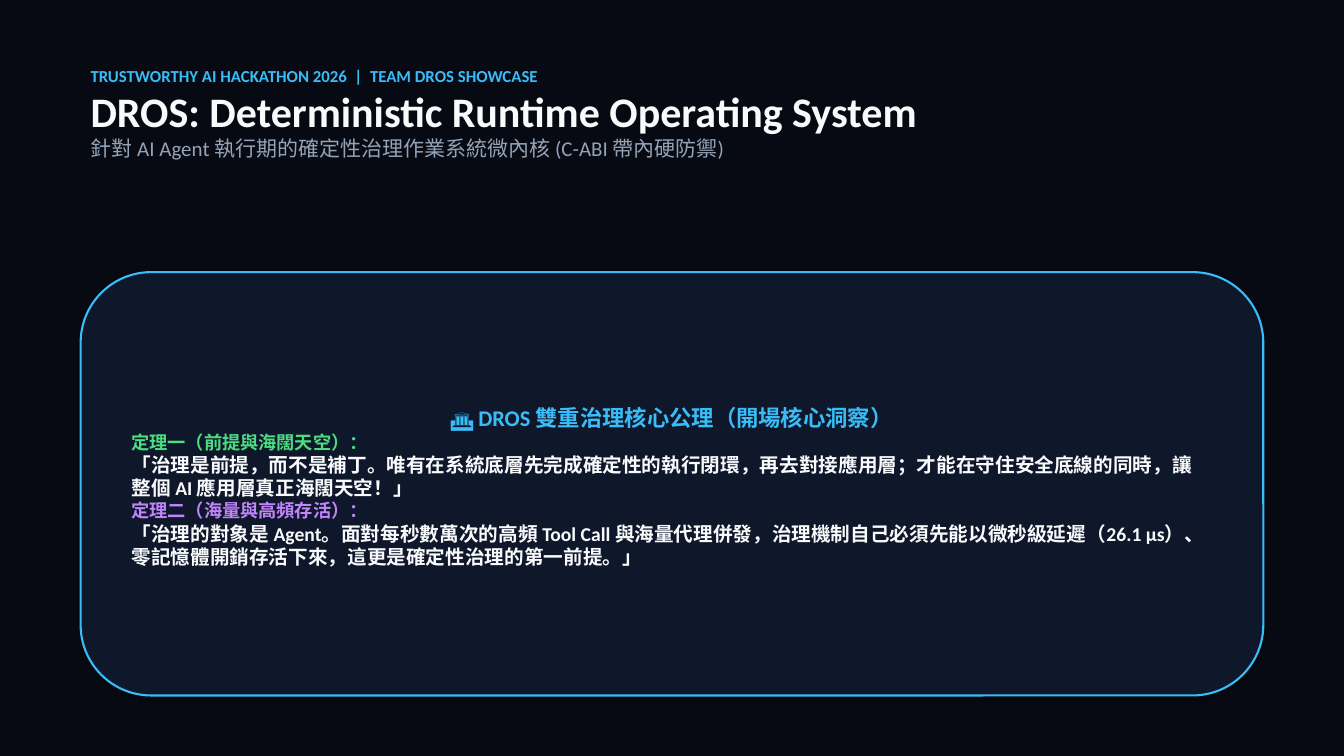
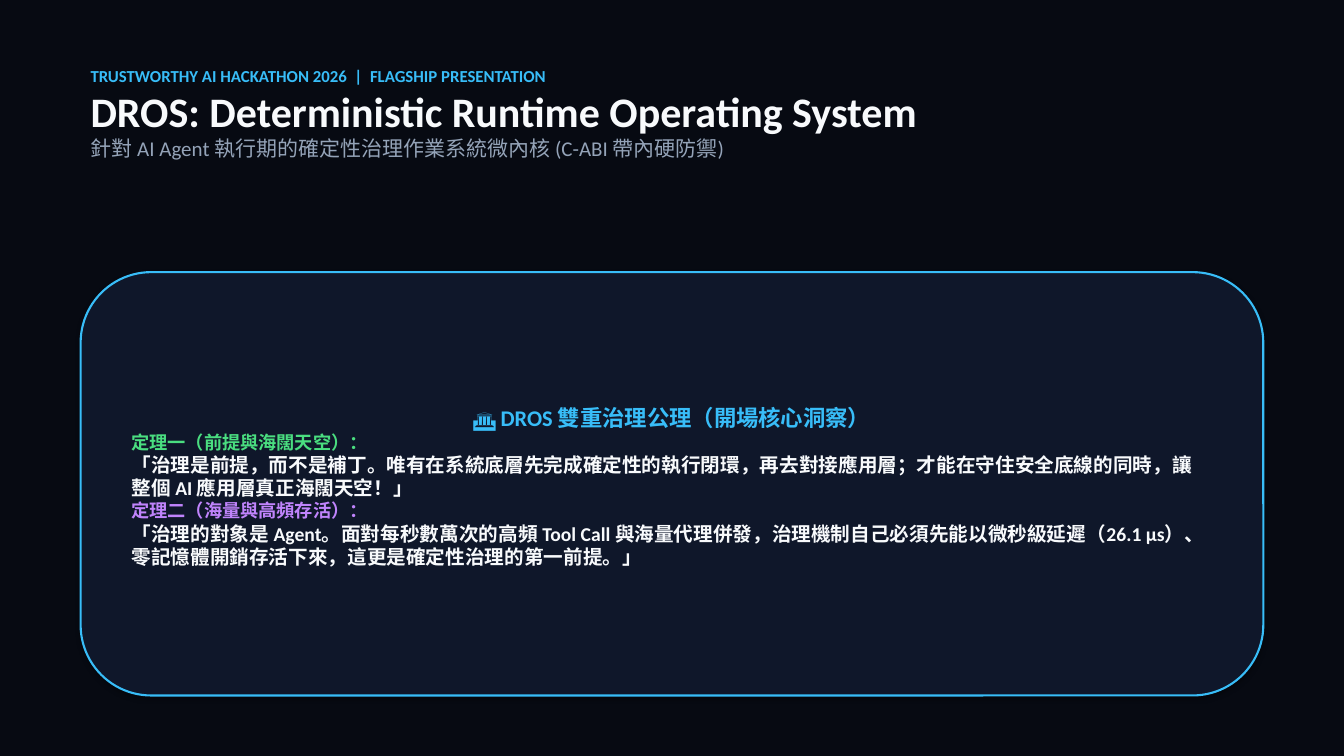
Before and after one commit to Top-Celestial-Company-Ltd/DROS-Hackathon-Showcase, a slide deck: slide 1 of DROS_DEMO.pptx. Drawn at 1344x756 pixels with LibreOffice and Linux fonts; fonts in the diff are those of the drawing. Boxes give left, top, right and bottom in pixels: in the first picture for what was removed or moved away, otherwise in the second. Text is boxed around its words. In the diff, an @@ line names an element or a change of style, - is before the commit and + after.

```diff
--- a/DROS_DEMO.pptx
+++ b/DROS_DEMO.pptx
@@ text at (x1=91, y1=70, x2=546, y2=82): text changed @@
-TRUSTWORTHY AI HACKATHON 2026 | TEAM DROS SHOWCASE
+TRUSTWORTHY AI HACKATHON 2026 | FLAGSHIP PRESENTATION
@@ text in rounded rectangle at (x1=501, y1=407, x2=870, y2=428): text changed @@
-🏛️ DROS 雙重治理核心公理（開場核心洞察）
+🏛️ DROS 雙重治理公理（開場核心洞察）
```
Also in this commit, not shown: 4 other slides changed, 1 slide removed.
